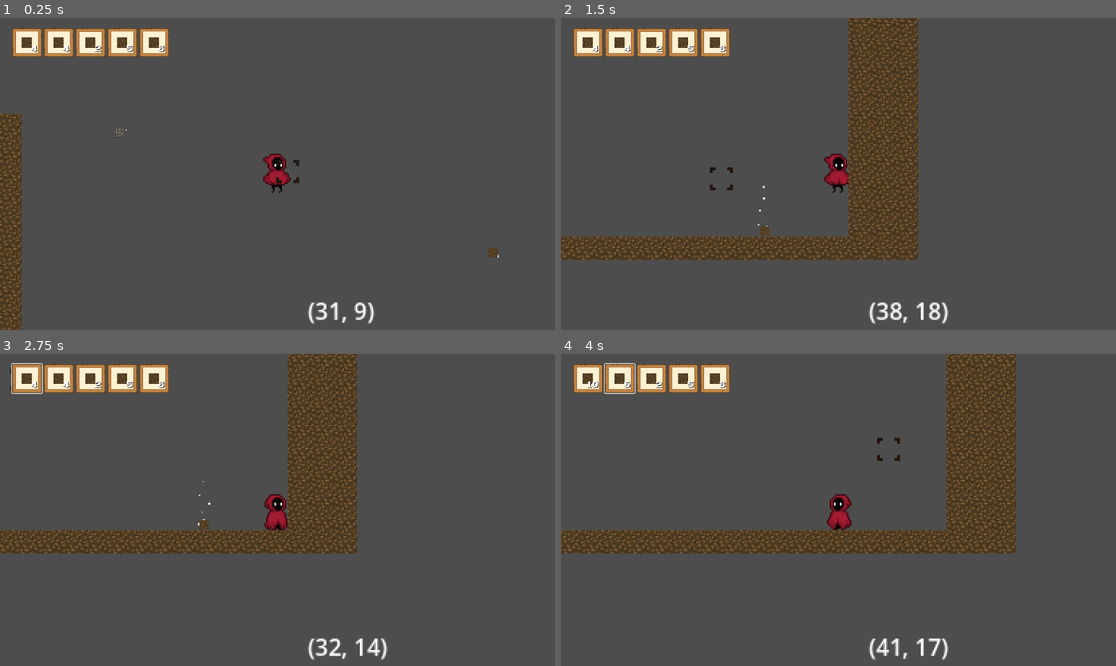
Above: before the commit, frames 1-4 (two rows, left to right).
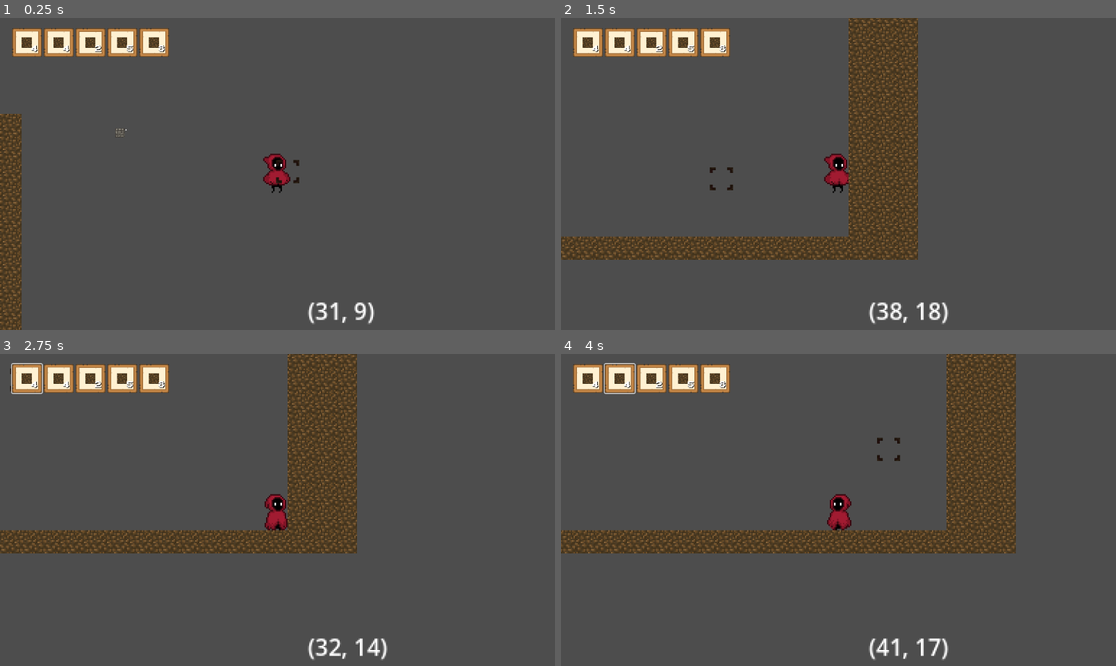
Above: after the commit, the same moments.

Repository: Emanuel-Oliveira-da-Silva/in-the-land
Game: Godot game, scene res://test_level.tscn
Two runs of this game, one before a commit and one after it. Both use one fixed random seed, a clock stepped at 60 frames per second and the inputs below. The project has no main scene, so this scene is started directly.
Inputs (mouse positions are in pixels of both pictures, inside the frame that each line leads up to):
- Up to frame 1 (0.25 s): no input
- Up to frame 2 (1.5 s): tap Enter (ui_accept) at 0.5, 0.77 s; move the mouse to (960, 158) at 0.52 s; hold Shift (Shift) 0.53-1.28 s; hold D (right) from 0.53 s (still down); move the mouse to (727, 189) at 1.27 s; click (727, 189) at 1.35 s
- Up to frame 3 (2.75 s): tap Enter (ui_accept) at 1.52 s; release D (right) at 2 s; click (27, 378) at 2 s
- Up to frame 4 (4 s): click (622, 378) at 2.75 s; move the mouse to (894, 441) at 3.52 s; hold A (left) from 3.53 s (still down); right-click (894, 441) at 3.6 s

The runs differ from the first frame. In frame 1, less than 0.1% of the frame differs, in the area x 87-90%, y 73-77%; in frame 2, less than 0.1%, in the area x 35-38%, y 53-70%; in frame 3, less than 0.1%; in frame 4, less than 0.1%.

Commit message:
Mejore los Drops

Diff:
--- a/Inventory/Drops/Dirt_Block.tscn
+++ b/Inventory/Drops/Dirt_Block.tscn
@@ -8,7 +8,7 @@
 [sub_resource type="Resource" id="Resource_juvb2"]
 script = ExtResource("3_pau5s")
 item = ExtResource("2_6hu12")
-amount = 8
+amount = 1
 
 [sub_resource type="CircleShape2D" id="CircleShape2D_6of2o"]
 radius = 20.0
@@ -18,9 +18,11 @@
 
 [node name="RigidBody2D" type="RigidBody2D"]
 scale = Vector2(0.02, 0.02)
-collision_layer = 4
+collision_layer = 5
+collision_mask = 5
 mass = 0.01
 gravity_scale = 0.5
+can_sleep = false
 script = ExtResource("1_5gumq")
 slotRes = SubResource("Resource_juvb2")
 
@@ -54,10 +56,18 @@
 
 [node name="Area2D" type="Area2D" parent="."]
 collision_layer = 4
-collision_mask = 2
+collision_mask = 6
+input_pickable = false
 
 [node name="CollisionShape2D" type="CollisionShape2D" parent="Area2D"]
 scale = Vector2(0.2, 0.2)
 shape = SubResource("CircleShape2D_5sanj")
 
-[connection signal="body_entered" from="Area2D" to="." method="Body_entered"]
+[node name="Label" type="Label" parent="."]
+offset_left = -50.0
+offset_top = -50.0
+offset_right = -10.0
+offset_bottom = -27.0
+
+[connection signal="body_entered" from="." to="." method="_on_body_entered"]
+[connection signal="body_entered" from="Area2D" to="." method="_on_body_entered"]
--- a/Inventory/Drops/Drop.gd
+++ b/Inventory/Drops/Drop.gd
@@ -1,8 +1,20 @@
 extends RigidBody2D
+class_name Drop
 
-@export var slotRes : Inv_Slot = Inv_Slot.new()
+@export var slotRes: Inv_Slot
 
-func Body_entered(body):
+func _on_body_entered(body):
 	if body.has_method("pick_up"):
 		body.pick_up(slotRes)
 		queue_free()
+		return
+
+	if body is Drop and body != self:
+		if self.get_instance_id() < body.get_instance_id():
+			slotRes.amount += body.slotRes.amount
+			_update_label()
+			body.queue_free()
+
+func _update_label():
+	if has_node("Label"):
+		$Label.text = str(slotRes.amount)
--- a/Inventory/Drops/Rock_Block.tscn
+++ b/Inventory/Drops/Rock_Block.tscn
@@ -21,6 +21,7 @@
 collision_layer = 4
 mass = 0.01
 gravity_scale = 0.5
+can_sleep = false
 script = ExtResource("1_wvr2q")
 slotRes = SubResource("Resource_veaqm")
 
--- /dev/null
+++ b/Scenes/Map/blocks/Rock Block.tscn
@@ -0,0 +1,17 @@
+[gd_scene load_steps=3 format=3 uid="uid://c8f7a1wcyxnxr"]
+
+[ext_resource type="Texture2D" uid="uid://c11odl0iuu1r7" path="res://Assets/all Blocks/terrain (20).png" id="1_w16a1"]
+
+[sub_resource type="RectangleShape2D" id="RectangleShape2D_olqa1"]
+size = Vector2(16, 16)
+
+[node name="StaticBody2D" type="StaticBody2D"]
+collision_mask = 7
+
+[node name="Sprite2D" type="Sprite2D" parent="."]
+texture = ExtResource("1_w16a1")
+region_enabled = true
+region_rect = Rect2(16, 0, 16, 16)
+
+[node name="CollisionShape2D" type="CollisionShape2D" parent="."]
+shape = SubResource("RectangleShape2D_olqa1")
--- a/Scenes/Map/tile_map.tscn
+++ b/Scenes/Map/tile_map.tscn
@@ -1,7 +1,9 @@
-[gd_scene load_steps=6 format=3 uid="uid://o3ra0dm2jbyu"]
+[gd_scene load_steps=8 format=3 uid="uid://o3ra0dm2jbyu"]
 
 [ext_resource type="Texture2D" uid="uid://c11odl0iuu1r7" path="res://Assets/all Blocks/terrain (20).png" id="1_gyfom"]
+[ext_resource type="PackedScene" uid="uid://l11g557p4ji4" path="res://Inventory/Drops/Dirt_Block.tscn" id="1_q4jdw"]
 [ext_resource type="Script" path="res://Scripts/map/Tile_map.gd" id="2_hydgk"]
+[ext_resource type="PackedScene" uid="uid://c8f7a1wcyxnxr" path="res://Scenes/Map/blocks/Rock Block.tscn" id="2_l0u3r"]
 
 [sub_resource type="TileSetAtlasSource" id="TileSetAtlasSource_ggggr"]
 texture = ExtResource("1_gyfom")
@@ -17,6 +19,8 @@
 2:0/0/physics_layer_0/polygon_0/points = PackedVector2Array(8, 8, 8, -8, -8, -8, -8, 8)
 2:0/0/physics_layer_0/polygon_0/one_way_margin = 2.0
 2:0/0/custom_data_0 = 7.5
+2:0/0/custom_data_1 = ExtResource("1_q4jdw")
+2:0/0/custom_data_2 = 1
 3:0/0 = 0
 3:0/0/physics_layer_0/linear_velocity = Vector2(0, 0)
 3:0/0/physics_layer_0/angular_velocity = 0.0
@@ -773,12 +777,17 @@
 
 [sub_resource type="TileSetScenesCollectionSource" id="TileSetScenesCollectionSource_sit08"]
 resource_name = "Bloques especiales"
+scenes/1/scene = ExtResource("2_l0u3r")
 
 [sub_resource type="TileSet" id="TileSet_n4qpm"]
 physics_layer_0/collision_layer = 1
 physics_layer_0/collision_mask = 7
 custom_data_layer_0/name = "Hardness"
 custom_data_layer_0/type = 3
+custom_data_layer_1/name = "Drop"
+custom_data_layer_1/type = 24
+custom_data_layer_2/name = "Amount"
+custom_data_layer_2/type = 2
 sources/0 = SubResource("TileSetAtlasSource_ggggr")
 sources/1 = SubResource("TileSetScenesCollectionSource_sit08")
 
--- a/Scripts/map/Tile_map.gd
+++ b/Scripts/map/Tile_map.gd
@@ -51,3 +51,11 @@
 		if data["remaining_duration"] <= 0:
 			data["remaining_duration"] = null
 			erase_cell(0,prev_mouse_pos)
+			var new_drop = block.get_custom_data("Drop").duplicate()
+			if new_drop:
+				var drop = new_drop.instantiate()
+				drop.slotRes = drop.slotRes.duplicate()
+				var amount = block.get_custom_data("Amount")
+				drop.slotRes.amount = amount
+				add_sibling(drop)
+				drop.global_position = map_to_local(prev_mouse_pos)
--- /dev/null
+++ b/Scripts/map/blocks/Rock Block.gd
@@ -0,0 +1,3 @@
+extends StaticBody2D
+
+@export var hardness : float = 10
--- /dev/null
+++ b/State Machines/Player/Use_hand.gd
@@ -0,0 +1,11 @@
+extends Node
+
+
+# Called when the node enters the scene tree for the first time.
+func _ready():
+	pass # Replace with function body.
+
+
+# Called every frame. 'delta' is the elapsed time since the previous frame.
+func _process(delta):
+	pass
--- a/test_level.tscn
+++ b/test_level.tscn
@@ -1,11 +1,10 @@
-[gd_scene load_steps=7 format=3 uid="uid://dmwa3emyajfxb"]
+[gd_scene load_steps=6 format=3 uid="uid://dmwa3emyajfxb"]
 
 [ext_resource type="PackedScene" uid="uid://duq5pqriqt1xe" path="res://Scenes/Player/Player.tscn" id="2_h2yb2"]
 [ext_resource type="Resource" uid="uid://57kl0ygdm52j" path="res://Inventory/Inventories/Player_inventory.tres" id="2_hoctu"]
 [ext_resource type="Script" path="res://Label.gd" id="2_u4d02"]
 [ext_resource type="PackedScene" uid="uid://o3ra0dm2jbyu" path="res://Scenes/Map/tile_map.tscn" id="3_jtwba"]
 [ext_resource type="PackedScene" uid="uid://bopxwnq7yfmqy" path="res://Inventory/Drops/Rock_Block.tscn" id="5_lylfj"]
-[ext_resource type="PackedScene" uid="uid://l11g557p4ji4" path="res://Inventory/Drops/Dirt_Block.tscn" id="6_n4fuq"]
 
 [node name="test_level" type="Node2D"]
 
@@ -29,8 +28,5 @@
 [node name="RigidBody2D" parent="." instance=ExtResource("5_lylfj")]
 position = Vector2(388, 111)
 
-[node name="RigidBody2D2" parent="." instance=ExtResource("6_n4fuq")]
-position = Vector2(646, 194)
-
 [connection signal="cursor_on_block" from="Player" to="Player/Hand_State_Machine" method="cursor_on_block"]
 [connection signal="cursor_on_block" from="TileMap" to="Player" method="update_cursor_on_block"]
